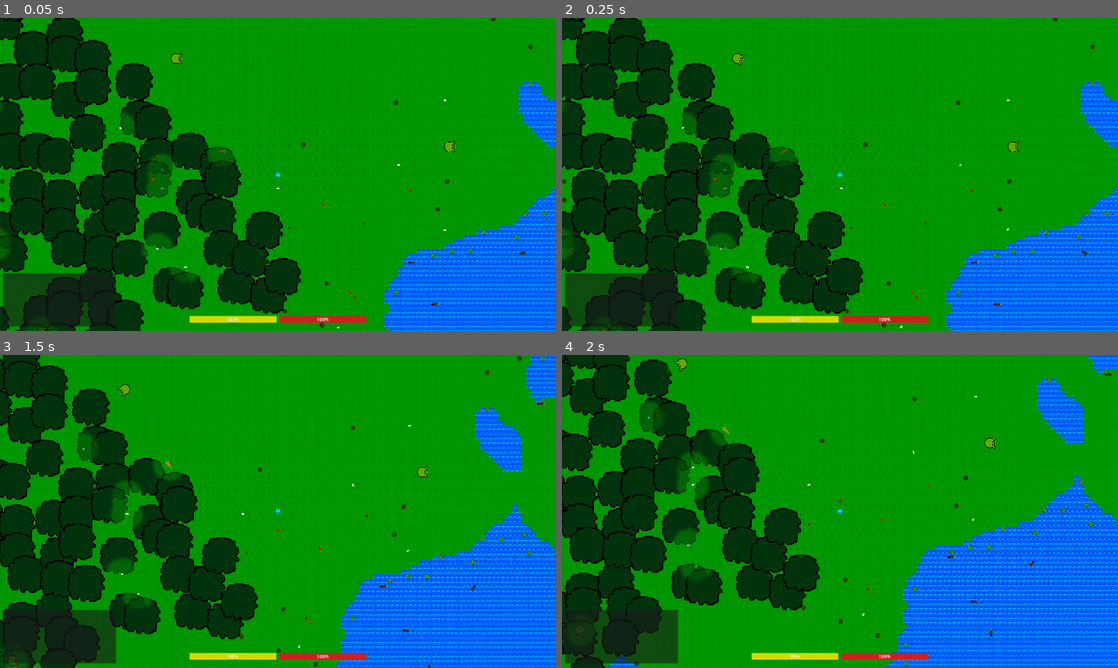
Above: before the commit, frames 1-4 (two rows, left to right).
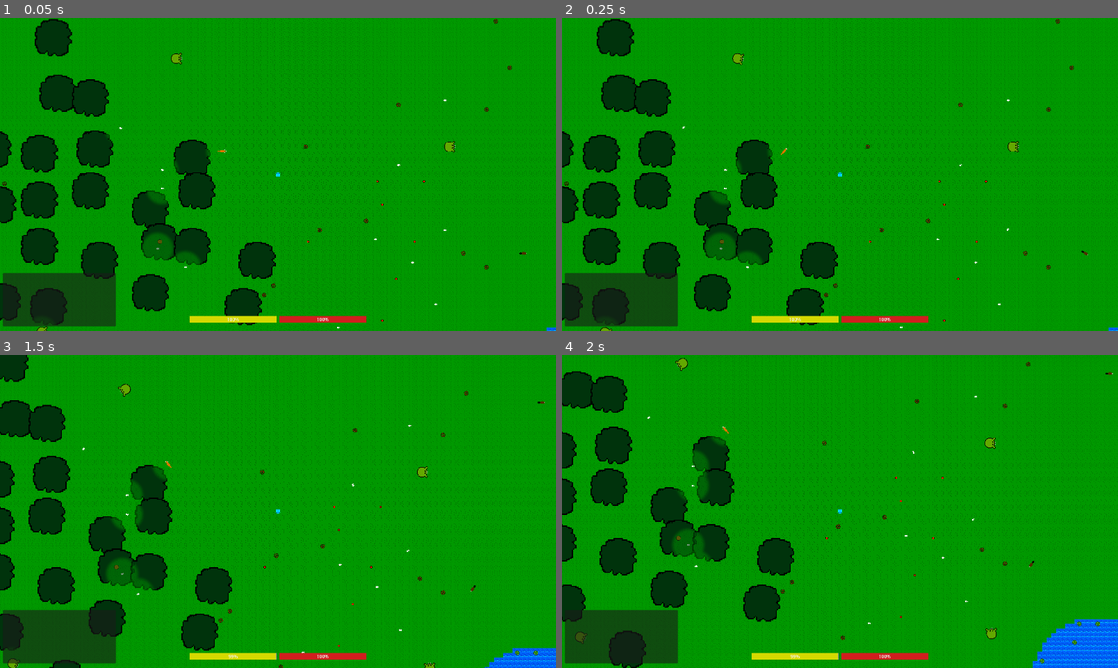
Above: after the commit, the same moments.

Repository: Kyhel/lost-in-pixels
Game: Godot game, scene res://scenes/game.tscn
The game is run twice, just before and just after one commit, with the same random seed, the same clock (stepped at 60 frames per second) and the same inputs.
Inputs:
- Up to frame 1 (0.05 s): no input
- Up to frame 2 (0.25 s): no input
- Up to frame 3 (1.5 s): hold Right (ui_right) 0.53-1.28 s; hold F (attack) 0.53-1.28 s; hold Down (ui_down) from 1.28 s (still down); tap E (interact) at 1.35 s
- Up to frame 4 (2 s): keep holding Down (ui_down)

The runs differ from the first frame. In frame 1, 35% of the frame differs, in the area x 0-100%, y 0-100%; in frame 2, 35%; in frame 3, 36%; in frame 4, 38%.

Commit message:
Refacto and fix tree placement

Diff:
--- a/data/items/water_lily_flower.tres
+++ b/data/items/water_lily_flower.tres
@@ -1,6 +1,6 @@
-[gd_resource type="Resource" script_class="ItemData" format=3]
+[gd_resource type="Resource" script_class="ItemData" format=3 uid="uid://iwatdajc18p8"]
 
-[ext_resource type="Script" path="res://data/items/item_data.gd" id="1_item"]
+[ext_resource type="Script" uid="uid://b12224xo0dkcj" path="res://data/items/item_data.gd" id="1_item"]
 [ext_resource type="Texture2D" uid="uid://jno7s5uucgak" path="res://assets/nature/water_lilly_flower.png" id="2_tex"]
 
 [resource]
--- a/managers/debug_config.gd
+++ b/managers/debug_config.gd
@@ -5,3 +5,7 @@
 @export var allowed_creatures : Array[CreatureData] = []
 @export var chunk_load_radius := 4
 @export var max_creatures_per_chunk := 5
+@export var spawn_trees := true
+@export var spawn_bushes := true
+@export var spawn_water_lilies := true
+@export var spawn_items := true
--- a/managers/entities_manager.gd
+++ b/managers/entities_manager.gd
@@ -42,11 +42,15 @@
 
 func spawn_entities(chunk: Chunk, chunk_position: Vector2i) -> void:
 
+	if DebugManager.debug_config.max_creatures_per_chunk <= 0:
+		return
+
 	if chunk_entities.has(chunk_position):
 		return
 
 	var rng := RandomNumberGenerator.new()
 	rng.seed = ChunkManager.get_chunk_seed(chunk_position.x, chunk_position.y)
+
 	var entity_count := rng.randi_range(1, DebugManager.debug_config.max_creatures_per_chunk)
 
 	for i in range(entity_count):
--- a/managers/objects_manager.gd
+++ b/managers/objects_manager.gd
@@ -16,7 +16,8 @@
 var _chunk_stagger: ChunkStagger = ChunkStagger.new(CHUNK_UPDATE_INTERVAL)
 
 var world_item_scene := preload("res://data/objects/world_item.tscn")
-var tree_scene := preload("res://world/nature/tree_1.tscn")
+var tree_1_scene := preload("res://world/nature/trees/tree_1.tscn")
+var tree_2_scene := preload("res://world/nature/trees/tree_2.tscn")
 var berry_bush_scene := preload("res://world/nature/berry_bush.tscn")
 var water_lily_scene: PackedScene = preload("res://world/nature/water_lily.tscn")
 
@@ -69,58 +70,50 @@
 	chunk_items[chunk].append(item)
 	return item
 
-func spawn_tree(chunk: Vector2i, tile_position:Vector2i) -> void:
+func spawn_tree(chunk: Vector2i, tile_position:Vector2i, tree_type: TreeGenerator.TreeType) -> void:
+
 	if occlusion_mask_viewport == null or not is_instance_valid(occlusion_mask_viewport):
 		refresh_scene_references()
-	var tree := tree_scene.instantiate()
+
+	var tree := spawn_vegetation(chunk, tile_position, get_tree_scene(tree_type))
 	var foliage_material = tree.get_node("Foliage").material
 	if occlusion_mask_viewport != null:
 		foliage_material.set_shader_parameter("mask_tex", occlusion_mask_viewport.get_texture())
 	else:
 		push_warning("ObjectsManager: AlphaMaskViewport missing; tree spawned without mask.")
 
-	tree.global_position = Vector2(
-		tile_position.x * ChunkManager.TILE_SIZE,
-		tile_position.y * ChunkManager.TILE_SIZE
+
+func get_tree_scene(tree_type: TreeGenerator.TreeType) -> PackedScene:
+	match tree_type:
+		TreeGenerator.TreeType.TREE_1:
+			return tree_1_scene
+		TreeGenerator.TreeType.TREE_2:
+			return tree_2_scene
+		_:
+			return tree_1_scene
+
+
+func spawn_vegetation(chunk: Vector2i, world_tile: Vector2i, vegetation_scene: PackedScene) -> Vegetation:
+	var vegetation: Node2D = vegetation_scene.instantiate() as Node2D
+	vegetation.set("chunk_coords", chunk)
+	vegetation.set("world_tile", world_tile)
+	vegetation.global_position = Vector2(
+		world_tile.x * ChunkManager.TILE_SIZE + ChunkManager.TILE_SIZE / 2.0,
+		world_tile.y * ChunkManager.TILE_SIZE + ChunkManager.TILE_SIZE / 2.0
 	)
-
-	add_child(tree)
-
-	if !chunk_vegetation.has(chunk):
-		chunk_vegetation[chunk] = []
-
-	chunk_vegetation[chunk].append(tree)
-	register_environment_tile(tile_position)
-
-
-func spawn_berry_bush(chunk: Vector2i, world_tile: Vector2i) -> void:
-	var bush: Node2D = berry_bush_scene.instantiate() as Node2D
-	bush.set("chunk_coords", chunk)
-	bush.set("world_tile", world_tile)
-	bush.global_position = Vector2(
-		world_tile.x * ChunkManager.TILE_SIZE,
-		world_tile.y * ChunkManager.TILE_SIZE
-	)
-	add_child(bush)
+	add_child(vegetation)
 	if not chunk_vegetation.has(chunk):
 		chunk_vegetation[chunk] = []
-	chunk_vegetation[chunk].append(bush)
+	chunk_vegetation[chunk].append(vegetation)
 	register_environment_tile(world_tile)
+	return vegetation as Vegetation
+
+func spawn_berry_bush(chunk: Vector2i, world_tile: Vector2i) -> void:
+	spawn_vegetation(chunk, world_tile, berry_bush_scene)
 
 
 func spawn_water_lily(chunk: Vector2i, world_tile: Vector2i) -> void:
-	var lily: Node2D = water_lily_scene.instantiate() as Node2D
-	lily.set("chunk_coords", chunk)
-	lily.set("world_tile", world_tile)
-	lily.global_position = Vector2(
-		world_tile.x * ChunkManager.TILE_SIZE,
-		world_tile.y * ChunkManager.TILE_SIZE
-	)
-	add_child(lily)
-	if not chunk_vegetation.has(chunk):
-		chunk_vegetation[chunk] = []
-	chunk_vegetation[chunk].append(lily)
-	register_environment_tile(world_tile)
+	spawn_vegetation(chunk, world_tile, water_lily_scene)
 
 
 func register_environment_tile(world_tile: Vector2i) -> void:
--- a/systems/spawn_system.gd
+++ b/systems/spawn_system.gd
@@ -20,14 +20,18 @@
 		var chunk: Chunk = ChunkManager.loaded_chunks.get(coords, null)
 		if chunk == null:
 			continue
-		spawn_in_chunk(chunk)
-		spawn_creatures(chunk)
+
+		if DebugManager.debug_config.spawn_items:
+			spawn_items(chunk)
+
+		if DebugManager.debug_config.spawn_rabbits:
+			spawn_rabbits(chunk)
 
 	var removed: Array[Vector2i] = result["removed"]
 	for coords in removed:
 		_rabbit_last_spawn_time.erase(coords)
 
-func spawn_in_chunk(chunk: Chunk) -> void:
+func spawn_items(chunk: Chunk) -> void:
 
 	var items: Array = ItemDatabase.get_items()
 
@@ -74,7 +78,7 @@
 						continue
 					ObjectsManager.spawn_item_in_chunk(chunk.coords, item, centered)
 
-func spawn_creatures(chunk: Chunk) -> void:
+func spawn_rabbits(chunk: Chunk) -> void:
 
 	if !DebugManager.debug_config.spawn_rabbits:
 		return
--- a/world/chunk_manager.gd
+++ b/world/chunk_manager.gd
@@ -140,24 +140,27 @@
 
 	# _spawn_world_items(chunk_x, chunk_y)
 
-	tree_generator.generate_trees_for_chunk(
-		Vector2i(chunk_x, chunk_y),
-		chunk,
-		CHUNK_SIZE,
-		world_generator)
-
-	berry_bush_generator.generate_berry_bushes_for_chunk(
-		Vector2i(chunk_x, chunk_y),
-		chunk,
-		CHUNK_SIZE,
-		world_generator,
-		tree_generator)
-
-	water_lily_generator.generate_water_lilies_for_chunk(
-		Vector2i(chunk_x, chunk_y),
-		chunk,
-		CHUNK_SIZE,
-		world_generator)
+	if DebugManager.debug_config.spawn_trees:
+		tree_generator.generate_trees_for_chunk(
+			Vector2i(chunk_x, chunk_y),
+			chunk,
+			CHUNK_SIZE,
+			world_generator)
+
+	if DebugManager.debug_config.spawn_bushes:
+		berry_bush_generator.generate_berry_bushes_for_chunk(
+			Vector2i(chunk_x, chunk_y),
+			chunk,
+			CHUNK_SIZE,
+			world_generator,
+			tree_generator)
+
+	if DebugManager.debug_config.spawn_water_lilies:
+		water_lily_generator.generate_water_lilies_for_chunk(
+			Vector2i(chunk_x, chunk_y),
+			chunk,
+			CHUNK_SIZE,
+			world_generator)
 
 func _spawn_world_items(chunk_x: int, chunk_y: int):
 
--- a/world/nature/berry_bush_generator.gd
+++ b/world/nature/berry_bush_generator.gd
@@ -50,12 +50,12 @@
 	biome_generator: WorldGenerator,
 	tree_generator: TreeGenerator,
 ) -> bool:
-	if tree_generator.should_spawn_tree(wx, wy, biome_generator):
+	var tile_type: WorldGenerator.TileType = biome_generator.get_tile_type(wx, wy)
+	var biome: WorldGenerator.Biome = biome_generator.get_biome(wx, wy)
+	if tree_generator.should_spawn_tree(wx, wy, tile_type, biome):
 		return false
-	var tile_type: WorldGenerator.TileType = biome_generator.get_tile_type(wx, wy)
 	if tile_type == WorldGenerator.TileType.WATER:
 		return false
-	var biome: WorldGenerator.Biome = biome_generator.get_biome(wx, wy)
 	if biome != WorldGenerator.Biome.FOREST and biome != WorldGenerator.Biome.PLAINS:
 		return false
 	if bush_noise.get_noise_2d(wx, wy) < 0.12:
--- a/world/nature/tree_generator.gd
+++ b/world/nature/tree_generator.gd
@@ -2,13 +2,23 @@
 extends RefCounted
 
 ## Tiles from tree center in each direction reserved (no other tree). 1 = 3x3, 2 = 5x5, etc.
-const TREE_SPACING_RADIUS := 3
+const TREE_SPACING_RADIUS := 5.
+const TREE_2_SPACING_RADIUS := 3
 ## Within each spacing cell, the tree can spawn in a smaller inner square (center ± this). 0 = center only, 1 = 3x3, etc. Must be <= TREE_SPACING_RADIUS.
 const TREE_INNER_RADIUS := 2
 
+enum TreeType {
+	TREE_1,
+	TREE_2
+}
+
 ## One tile per spacing cell is allowed to have a tree; this is the outer cell side length.
-func _get_spacing_cell_size() -> int:
-	return 2 * TREE_SPACING_RADIUS + 1
+func _get_spacing_cell_size(biome: WorldGenerator.Biome) -> int:
+	match biome:
+		WorldGenerator.Biome.FOREST:
+			return 2 * TREE_2_SPACING_RADIUS + 1
+		_:
+			return 2 * TREE_SPACING_RADIUS + 1
 
 var tree_noise := FastNoiseLite.new()
 var world_seed : int
@@ -34,15 +44,34 @@
 			var global_x:int = chunk_position.x * chunk_size + x
 			var global_y:int = chunk_position.y * chunk_size + y
 
-			if should_spawn_tree(global_x, global_y, biome_generator):
-				ObjectsManager.spawn_tree(chunk_position, Vector2i(global_x, global_y))
+			var tile_type := biome_generator.get_tile_type(global_x, global_y)
+			var biome := biome_generator.get_biome(global_x, global_y)
+
+			if should_spawn_tree(global_x, global_y, tile_type, biome):
+				var tree_type = get_tree_type(biome)
+				ObjectsManager.spawn_tree(chunk_position, Vector2i(global_x, global_y), tree_type)
+
+
+func should_spawn_tree(x: int, y: int, tile_type: WorldGenerator.TileType, biome: WorldGenerator.Biome) -> bool:
+	if !_tile_passes_tree_rules(x, y, tile_type, biome):
+		return false
+	# Only one tile per spacing cell may have a tree; this tile must be the chosen one (deterministic).
+	return _is_spacing_winner(x, y, biome)
+
+
+func get_tree_type(biome: WorldGenerator.Biome) -> TreeType:
+	match biome:
+		WorldGenerator.Biome.PLAINS:
+			return TreeType.TREE_1
+		WorldGenerator.Biome.FOREST:
+			return TreeType.TREE_2
+		_:
+			return TreeType.TREE_1
 
 ## True if this tile passes water/biome/noise/random rules (no adjacent-tree check). Deterministic.
-func _tile_passes_tree_rules(wx: int, wy: int, biome_generator: WorldGenerator) -> bool:
-	var tile_type: WorldGenerator.TileType = biome_generator.get_tile_type(wx, wy)
+func _tile_passes_tree_rules(wx: int, wy: int, tile_type: WorldGenerator.TileType, biome: WorldGenerator.Biome) -> bool:
 	if tile_type == WorldGenerator.TileType.WATER:
 		return false
-	var biome: WorldGenerator.Biome = biome_generator.get_biome(wx, wy)
 	if biome != WorldGenerator.Biome.FOREST and biome != WorldGenerator.Biome.PLAINS:
 		return false
 	if tree_noise.get_noise_2d(wx, wy) < 0.1:
@@ -51,16 +80,11 @@
 		return false
 	return true
 
-func should_spawn_tree(x: int, y: int, biome_generator: WorldGenerator) -> bool:
-	if !_tile_passes_tree_rules(x, y, biome_generator):
-		return false
-	# Only one tile per spacing cell may have a tree; this tile must be the chosen one (deterministic).
-	return _is_spacing_winner(x, y)
 
 ## True if (wx, wy) is the deterministically chosen tile in its spacing cell (inner region only).
 ## Outer cell enforces spacing; inner region gives deterministic randomness.
-func _is_spacing_winner(wx: int, wy: int) -> bool:
-	var cell_size: int = _get_spacing_cell_size()
+func _is_spacing_winner(wx: int, wy: int, biome: WorldGenerator.Biome) -> bool:
+	var cell_size: int = _get_spacing_cell_size(biome)
 	var cell_x: int = int(floor(wx / float(cell_size)))
 	var cell_y: int = int(floor(wy / float(cell_size)))
 	var local_x: int = posmod(wx, cell_size)
--- /dev/null
+++ b/world/nature/trees/tree_1.tscn
@@ -0,0 +1,32 @@
+[gd_scene format=3 uid="uid://bvppki1eganqm"]
+
+[ext_resource type="Texture2D" uid="uid://cu270wwko7jdg" path="res://assets/nature/tree_trunk_1.png" id="1_60lgh"]
+[ext_resource type="Script" uid="uid://ca5ph3myugs7g" path="res://world/nature/vegetation.gd" id="1_veg"]
+[ext_resource type="Shader" uid="uid://dlue02v0rg8pc" path="res://world/nature/trees/tree_1.gdshader" id="2_4elwb"]
+[ext_resource type="Texture2D" uid="uid://mg1udp0cxmj" path="res://assets/nature/tree_foliage_1.png" id="2_dfk1a"]
+
+[sub_resource type="ShaderMaterial" id="ShaderMaterial_7hbmc"]
+shader = ExtResource("2_4elwb")
+shader_parameter/alpha_amount = 0.5
+
+[sub_resource type="CircleShape2D" id="CircleShape2D_60lgh"]
+radius = 8.0
+
+[node name="Tree1" type="Node2D" unique_id=1438693898]
+script = ExtResource("1_veg")
+
+[node name="Trunk" type="Sprite2D" parent="." unique_id=762256068]
+texture = ExtResource("1_60lgh")
+
+[node name="Foliage" type="Sprite2D" parent="." unique_id=1153816047]
+z_index = 2
+material = SubResource("ShaderMaterial_7hbmc")
+scale = Vector2(4, 4)
+texture = ExtResource("2_dfk1a")
+
+[node name="TrunkBody" type="StaticBody2D" parent="." unique_id=1956997032]
+collision_layer = 32
+collision_mask = 0
+
+[node name="CollisionShape2D" type="CollisionShape2D" parent="TrunkBody" unique_id=1914539564]
+shape = SubResource("CircleShape2D_60lgh")
--- a/world/nature/tree_1.tscn
+++ b/world/nature/trees/tree_2.tscn
@@ -1,32 +1,34 @@
-[gd_scene format=3 uid="uid://bvppki1eganqm"]
+[gd_scene format=3 uid="uid://cxwrunbn5yrg5"]
 
-[ext_resource type="Texture2D" uid="uid://cu270wwko7jdg" path="res://assets/nature/tree_trunk_1.png" id="1_60lgh"]
-[ext_resource type="Script" uid="uid://ca5ph3myugs7g" path="res://world/nature/vegetation.gd" id="1_veg"]
-[ext_resource type="Shader" uid="uid://dlue02v0rg8pc" path="res://world/nature/tree_1.gdshader" id="2_4elwb"]
-[ext_resource type="Texture2D" uid="uid://mg1udp0cxmj" path="res://assets/nature/tree_foliage_1.png" id="2_dfk1a"]
+[ext_resource type="Script" uid="uid://ca5ph3myugs7g" path="res://world/nature/vegetation.gd" id="1_66pj1"]
+[ext_resource type="Texture2D" uid="uid://cu270wwko7jdg" path="res://assets/nature/tree_trunk_1.png" id="2_o07k1"]
+[ext_resource type="Shader" uid="uid://dlue02v0rg8pc" path="res://world/nature/trees/tree_1.gdshader" id="3_gle7a"]
+[ext_resource type="Texture2D" uid="uid://c5c7ueiavty4n" path="res://assets/nature/tree_foliage_2.png" id="4_66pj1"]
 
 [sub_resource type="ShaderMaterial" id="ShaderMaterial_7hbmc"]
-shader = ExtResource("2_4elwb")
+shader = ExtResource("3_gle7a")
 shader_parameter/alpha_amount = 0.5
 
 [sub_resource type="CircleShape2D" id="CircleShape2D_60lgh"]
 radius = 8.0
 
 [node name="Tree1" type="Node2D" unique_id=1438693898]
-script = ExtResource("1_veg")
+script = ExtResource("1_66pj1")
 
 [node name="Trunk" type="Sprite2D" parent="." unique_id=762256068]
-texture = ExtResource("1_60lgh")
+scale = Vector2(0.5, 0.5)
+texture = ExtResource("2_o07k1")
 
 [node name="Foliage" type="Sprite2D" parent="." unique_id=1153816047]
 z_index = 2
 material = SubResource("ShaderMaterial_7hbmc")
 scale = Vector2(4, 4)
-texture = ExtResource("2_dfk1a")
+texture = ExtResource("4_66pj1")
 
 [node name="TrunkBody" type="StaticBody2D" parent="." unique_id=1956997032]
 collision_layer = 32
 collision_mask = 0
 
 [node name="CollisionShape2D" type="CollisionShape2D" parent="TrunkBody" unique_id=1914539564]
+scale = Vector2(0.5, 0.5)
 shape = SubResource("CircleShape2D_60lgh")
--- a/world/world_generator.gd
+++ b/world/world_generator.gd
@@ -44,8 +44,10 @@
 var terrain_noise := FastNoiseLite.new()
 var biome_noise := FastNoiseLite.new()
 
+var noise_wavelength := 400.0
+
 func _init() -> void:
-	terrain_noise.frequency = 0.005
+	terrain_noise.frequency = 1 / noise_wavelength
 	biome_noise.frequency = terrain_noise.frequency / 3
 
 
Binary file added: assets/nature/tree_foliage_2.png
Not shown, added: assets/nature/tree_foliage_2.png.import
Renamed: world/nature/tree_1.gdshader -> world/nature/trees/tree_1.gdshader
Renamed: world/nature/tree_1.gdshader.uid -> world/nature/trees/tree_1.gdshader.uid
